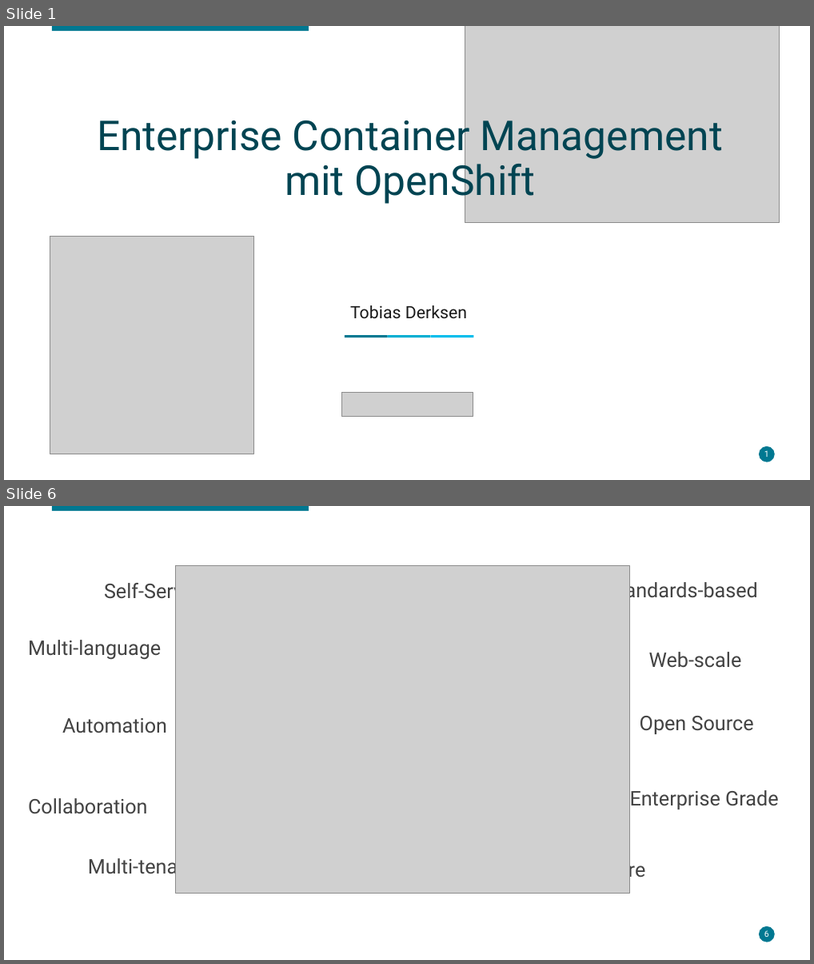
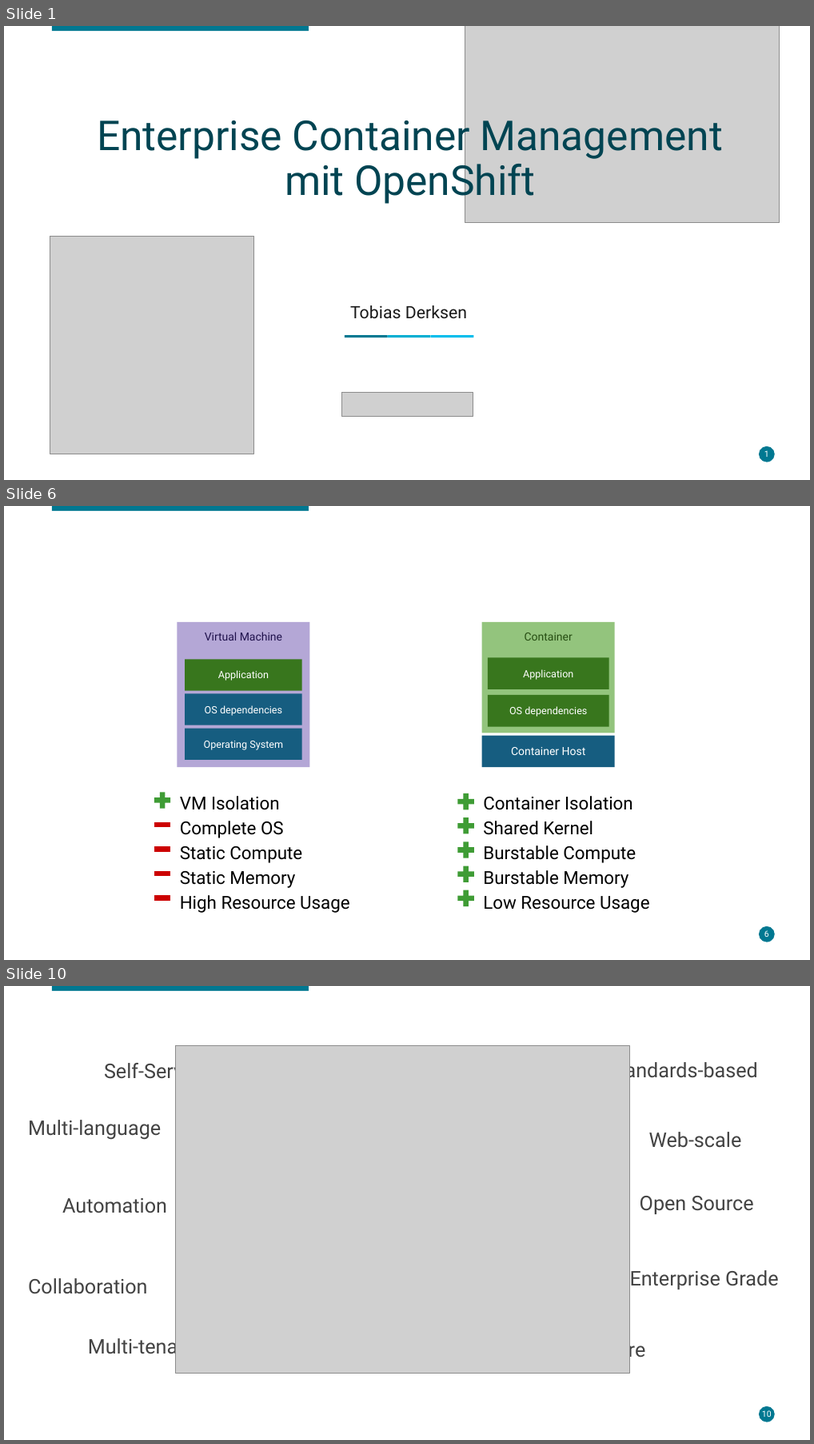
Before and after one commit to lukeelten/openshift-slac, a slide deck: Enterprise Container Management.odp. Shown one above the other, each under a label of ours: slides 1 and 6 before the commit, slides 1, 6 and 10 after it; the slides between them are not shown. The pictures are 814x964 and 814x1444 pixels, drawn with LibreOffice and Linux fonts; fonts in the diff are those of the drawing; grey boxes stand for pictures; background and template pictures are left out. Boxes give left, top, right and bottom in pixels: in the first picture for what was removed or moved away, otherwise in the second. Text is boxed around its words. In the diff, an @@ line names an element or a change of style, - is before the commit and + after.

```diff
--- a/Enterprise Container Management.odp
+++ b/Enterprise Container Management.odp
@@ slide 6 added at [4, 506, 810, 960], background #FFFFFF; not listed: 2 template elements that a slide beside it also shows @@
@@ group added at [482, 622, 615, 767]: 4 rectangles @@
+Container Host
+Container
+Application
+OS dependencies
@@ group added at [178, 622, 310, 768]: 4 rectangles @@
+Virtual Machine
+Application
+OS dependencies
+Operating System
@@ group added at [151, 789, 350, 912]: 4 math minuses, 1 text, 1 plus sign @@
+VM Isolation
+Complete OS
+Static Compute
+Static Memory
+High Resource Usage
@@ group added at [454, 790, 650, 912]: 5 plus signs, 1 text @@
+Container Isolation
+Shared Kernel
+Burstable Compute
+Burstable Memory
+Low Resource Usage
@@ page number added at [765, 930, 770, 936], 7.5 pt, text #FFFFFF @@
+6
@@ what was slide 6 is now slide 10 @@
@@ page number at [762, 1410, 772, 1416]: text changed @@
-6
+10
```
Also in this commit, not shown: 2 slides changed, 7 other slides added, 5 slides removed, 6 other files.
